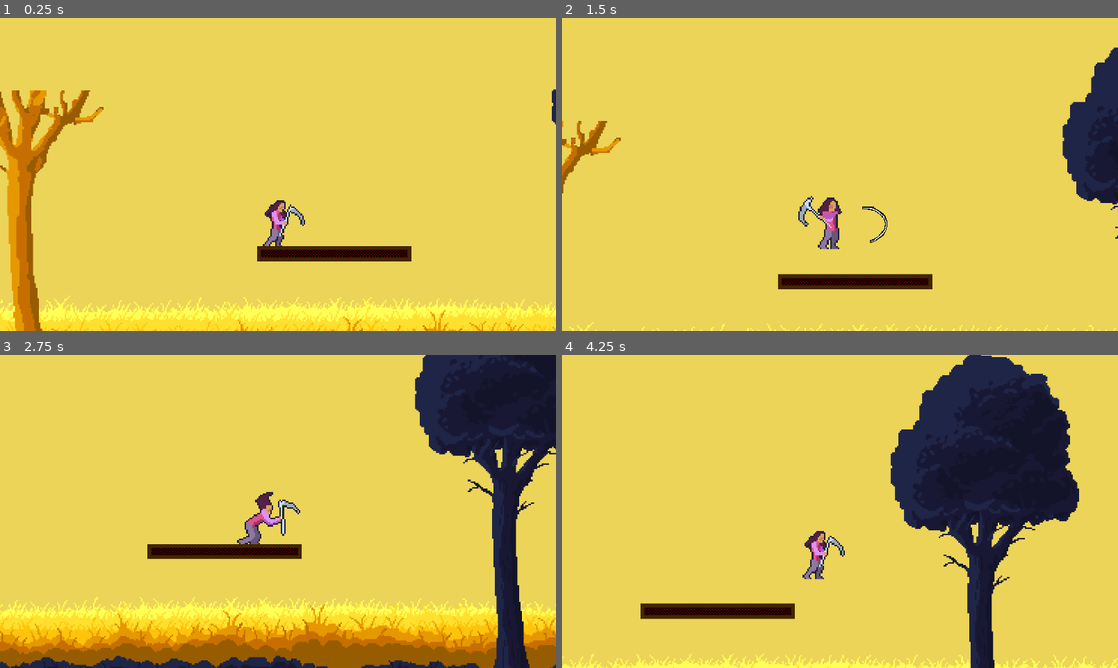
Above: before the commit, frames 1-4 (two rows, left to right).
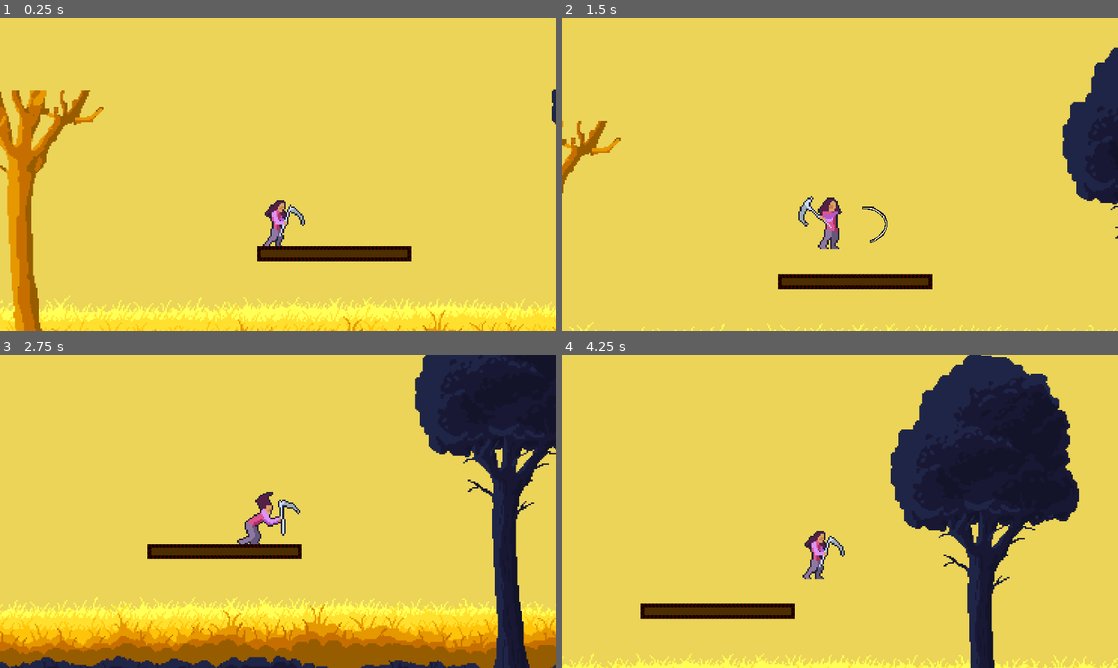
Above: after the commit, the same moments.

Repository: LordRevan36/software_development_platformer
Game: Godot game, scene res://main.tscn
The game is run twice, just before and just after one commit, with the same random seed, the same clock (stepped at 60 frames per second) and the same inputs.
Inputs:
- Up to frame 1 (0.25 s): no input
- Up to frame 2 (1.5 s): hold E (FlipRight) from 0.53 s (still down); tap Z (Attack 1) at 0.6, 1.35 s; tap W (Up) at 0.77 s
- Up to frame 3 (2.75 s): tap W (Up) at 1.52 s; release E (FlipRight) at 2.03 s; hold Q (FlipLeft) from 2.03 s (still down); tap Z (Attack 1) at 2.1 s
- Up to frame 4 (4.25 s): release Q (FlipLeft) at 2.78 s; hold E (FlipRight) from 2.78 s (still down); tap Z (Attack 1) at 2.85, 3.6 s; tap W (Up) at 3.02, 3.77 s

The runs differ from the first frame. In frame 1, 1.3% of the frame differs, in the area x 46-74%, y 72-78%; in frame 2, 1.3%; in frame 3, 1.3%; in frame 4, 1.4%, in the area x 14-42%, y 79-85%.

Commit message:
Textures work
Textures can load on the border now

Diff:
--- a/software-development-platformer/Platform/platform.tscn
+++ b/software-development-platformer/Platform/platform.tscn
@@ -12,10 +12,12 @@
 texture_filter = 1
 texture_repeat = 2
 color = Color(0.30497152, 0.18106371, 2.4065375e-08, 1)
-texture = ExtResource("2_g263t")
 polygon = PackedVector2Array(-5, 1, 5, 1, 5, -1, -5, -1)
 
 [node name="BorderLine2D" type="Line2D" parent="."]
 texture_repeat = 2
+points = PackedVector2Array(11, 3)
 closed = true
 default_color = Color(0.25865784, 0.14798227, 0, 1)
+texture = ExtResource("2_g263t")
+texture_mode = 1
